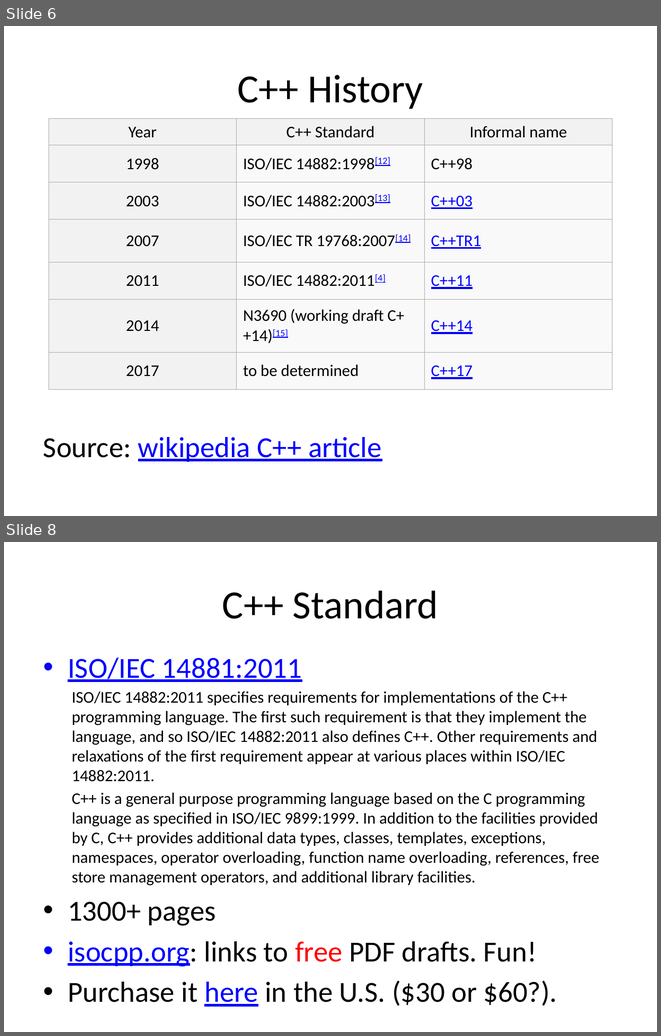
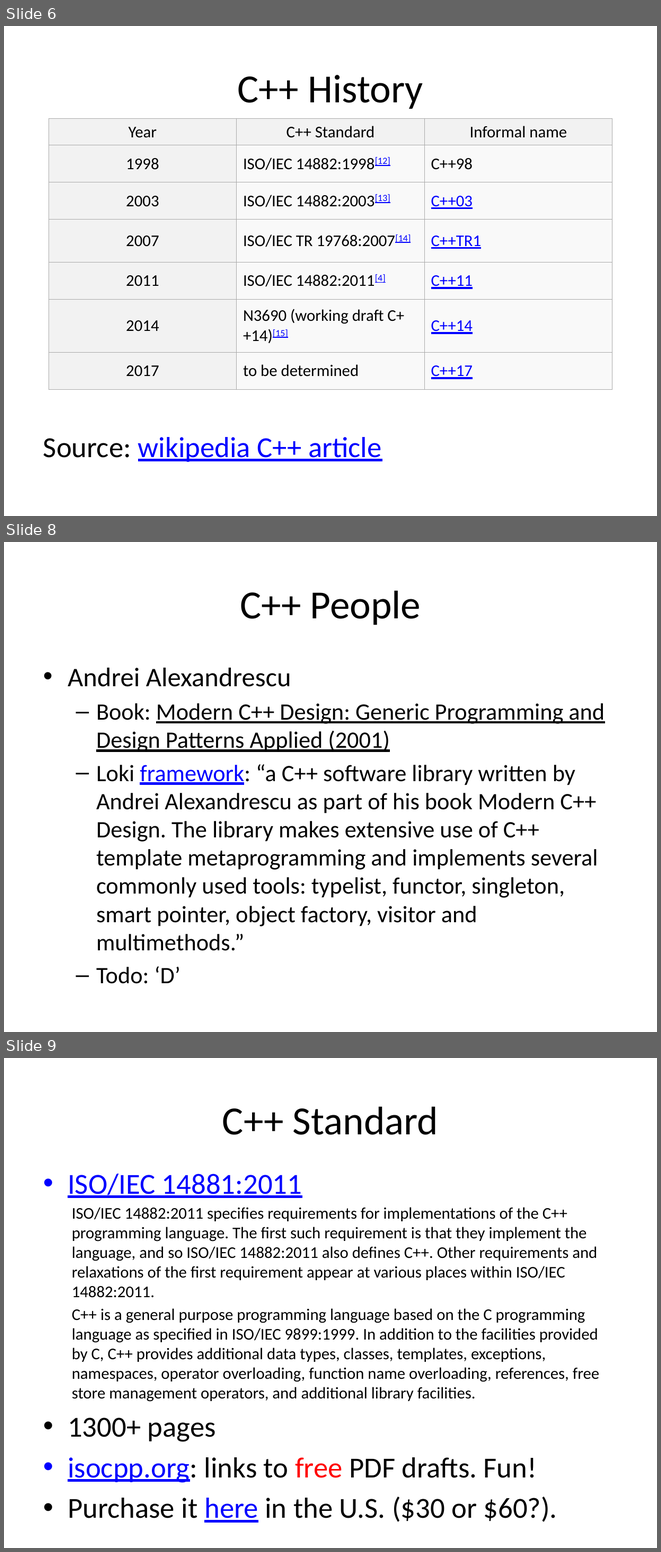
Before and after one commit to fellmad/FunWithCpp11, a slide deck: doc/Fun_with_C++11.pptx. Shown one above the other, each under a label of ours: slides 6 and 8 before the commit, slides 6, 8 and 9 after it; the slides between them are not shown. The pictures are 661x1036 and 661x1552 pixels, drawn with LibreOffice and Linux fonts; fonts in the diff are those of the drawing. Boxes give left, top, right and bottom in pixels: in the first picture for what was removed or moved away, otherwise in the second. Text is boxed around its words. In the diff, an @@ line names an element or a change of style, - is before the commit and + after.

```diff
--- a/doc/Fun_with_C++11.pptx
+++ b/doc/Fun_with_C++11.pptx
@@ slide 8 added at [4, 542, 657, 1032], background #FFFFFF @@
@@ title added at [240, 590, 421, 625], 44 pt, text #000000 @@
+C++ People
@@ text added at [68, 668, 604, 983], 25.9 pt, text #000000 @@
+• Andrei Alexandrescu
+  – Book: Modern C++ Design: Generic Programming and Design Patterns Applied (2001)
+  – Loki framework: “a C++ software library written by Andrei Alexandrescu as part of his book Modern C++ Design. The library makes extensive use of C++ template metaprogramming and implements several commonly used tools: typelist, functor, singleton, smart pointer, object factory, visitor and multimethods.”
+  – Todo: ‘D’
@@ what was slide 8 is now slide 9 @@
```
Also in this commit, not shown: 3 slides changed.
